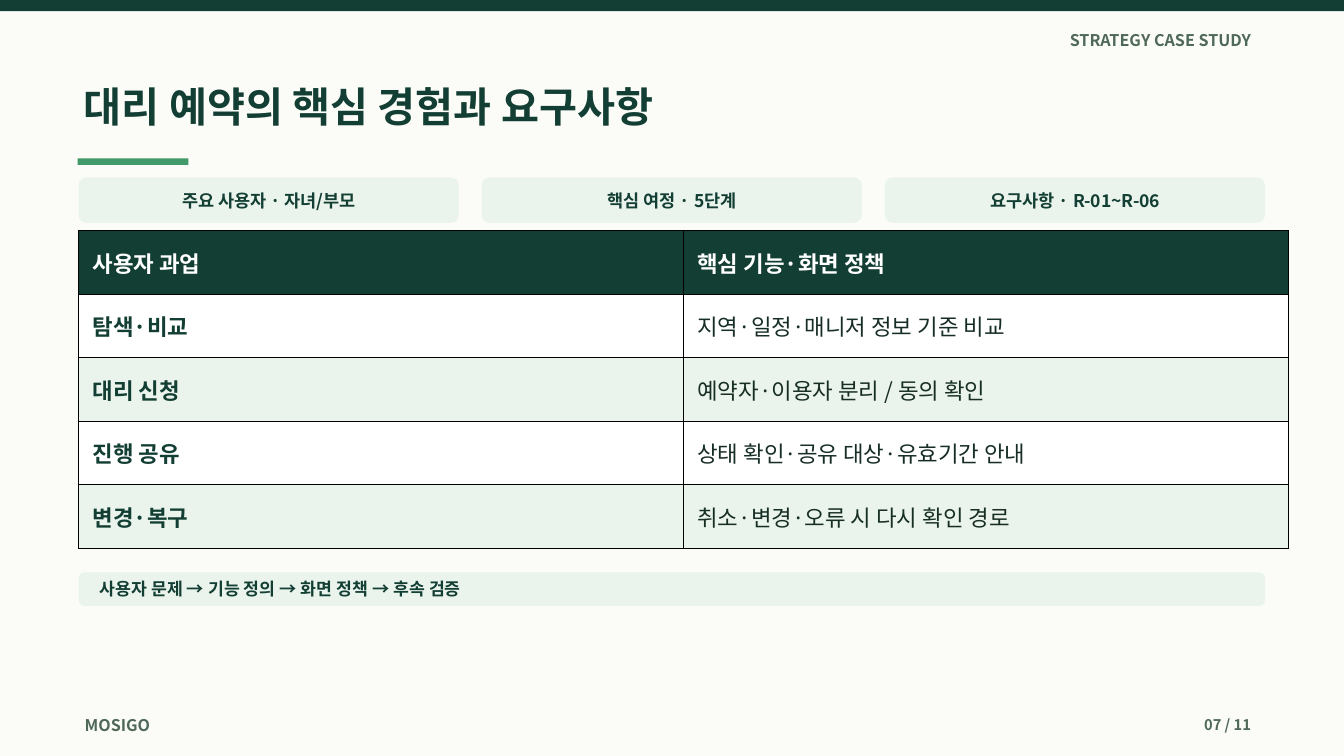
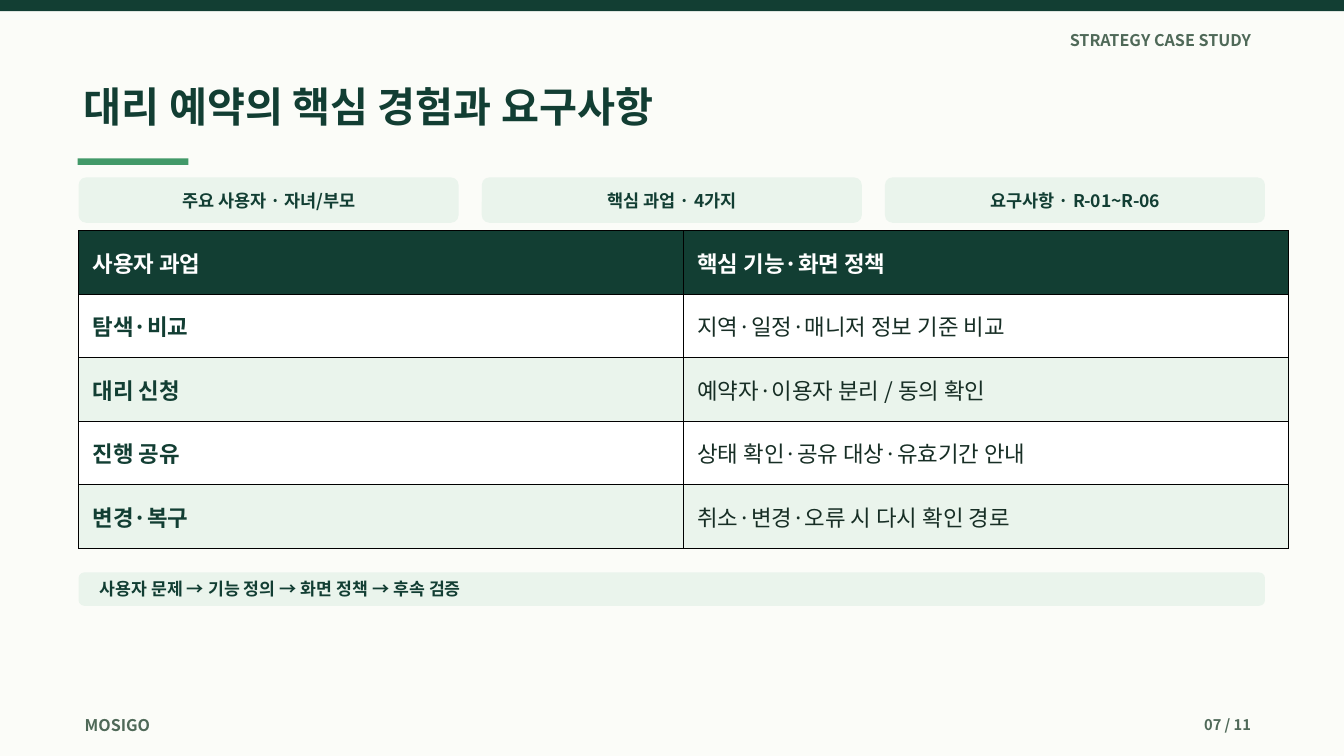
Before and after one commit to dohyunkimmm/mosigo-case-study, a slide deck: slide 7 of downloads/mosigo_report.pptx. Drawn at 1344x756 pixels with LibreOffice and Linux fonts; fonts in the diff are those of the drawing. Boxes give left, top, right and bottom in pixels: in the first picture for what was removed or moved away, otherwise in the second. Text is boxed around its words. In the diff, an @@ line names an element or a change of style, - is before the commit and + after.

Commit message:
docs: publish corrected business plan and presentation binaries

```diff
--- a/downloads/mosigo_report.pptx
+++ b/downloads/mosigo_report.pptx
@@ text at [608, 192, 736, 209]: text changed @@
-핵심 여정 · 5단계
+핵심 과업 · 4가지
```
Also in this commit, not shown: 8 other files.
